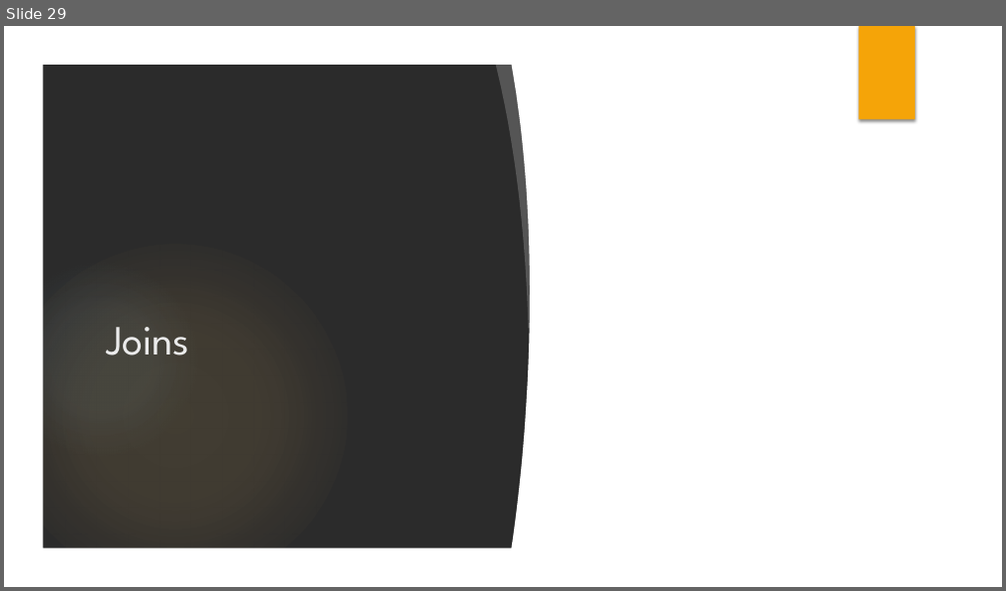
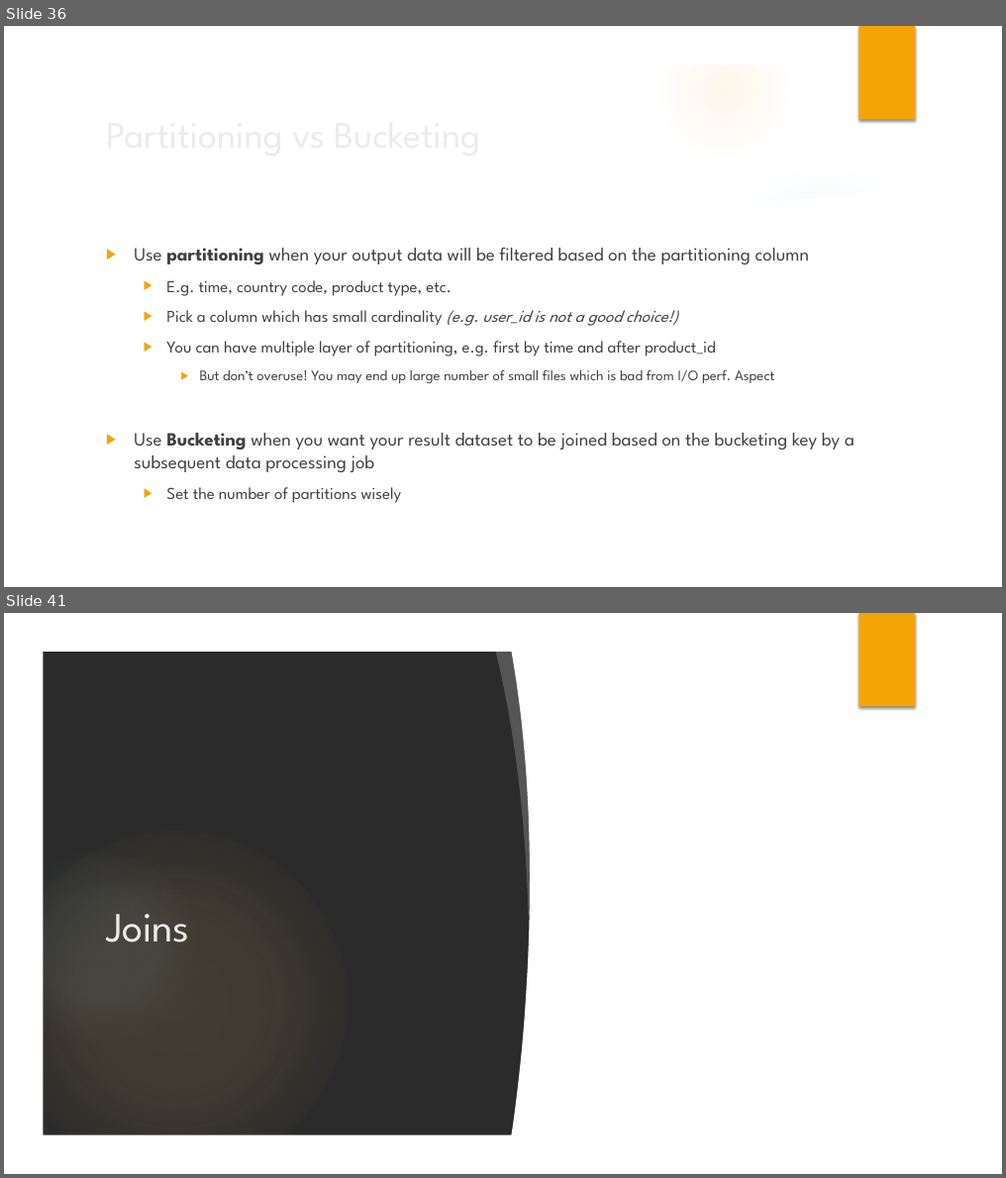
Before and after one commit to azimmerman0125/spark-training-october-13, a slide deck: slides/Introduction to Apache Spark.pptx. Shown one above the other, each under a label of ours: slide 29 before the commit, slides 36 and 41 after it; the slides between them are not shown. The pictures are 1006x591 and 1006x1178 pixels, drawn with LibreOffice and Linux fonts; fonts in the diff are those of the drawing; background and template pictures are left out; a plain dark background stands for a picture behind light text. Boxes give left, top, right and bottom in pixels: in the first picture for what was removed or moved away, otherwise in the second. Text is boxed around its words. In the diff, an @@ line names an element or a change of style, - is before the commit and + after.

```diff
--- a/slides/Introduction to Apache Spark.pptx
+++ b/slides/Introduction to Apache Spark.pptx
@@ slide 36 added at <box>4,26,1002,587</box>, background picture (left out); not listed: 7 template elements that a slide beside it also shows @@
@@ title added at <box>98,104,816,164</box>, 36 pt, text #EBEBEB @@
+Partitioning vs Bucketing
@@ freeform shape added at <box>698,151,971,232</box>, fill #FFFFFF at 20% opacity @@
@@ ellipse added at <box>709,163,939,393</box>, fill gradient #8EBBD2 @@
@@ freeform shape added at <box>42,178,964,550</box>, fill #FFFFFF @@
@@ text added at <box>134,248,854,503</box>, 16 pt, text #404040 @@
+▶ Use partitioning when your output data will be filtered based on the partitioning column
+  ▶ E.g. time, country code, product type, etc.
+  ▶ Pick a column which has small cardinality (e.g. user_id is not a good choice!)
+  ▶ You can have multiple layer of partitioning, e.g. first by time and after product_id
+    ▶ But don’t overuse! You may end up large number of small files which is bad from I/O perf. Aspect
+▶ Use Bucketing when you want your result dataset to be joined based on the bucketing key by a subsequent data processing job
+  ▶ Set the number of partitions wisely
@@ what was slide 29 is now slide 41 @@
```
Also in this commit, not shown: 12 slides changed, 14 other slides added, 3 slides removed.
